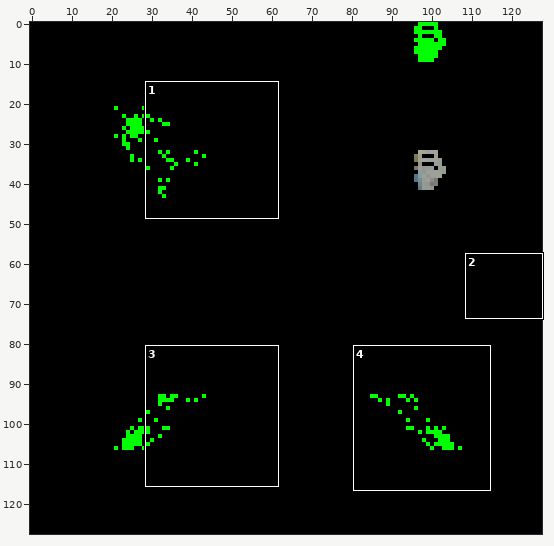
Sprite sheet -- Desktop/piMASS/robi_dir/space0x000f0048spc.png. Above: a wide view before the commit, with the close-up outlined.
Close-up. Before the edit:
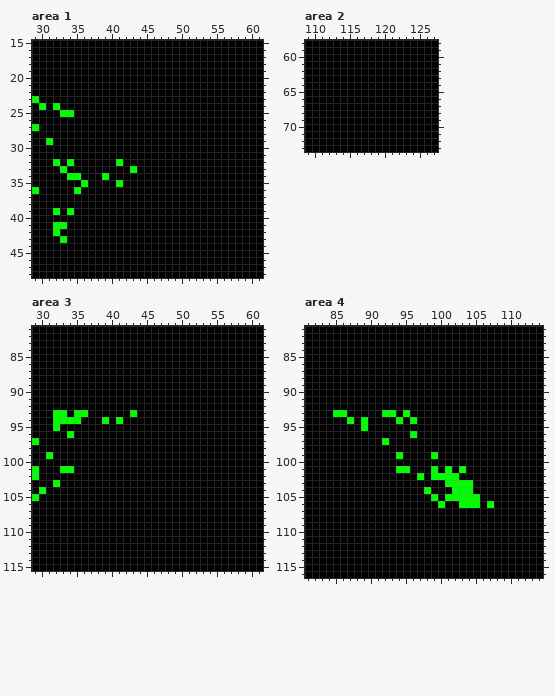
The file is 128x128 pixels. Colours within 5 levels of each other are drawn and written as one. Shown: area 1: x 29..61, y 15..48; area 2: x 109..127, y 58..73; area 3: x 29..61, y 81..115; area 4: x 81..114, y 81..116. The commit also changed other parts of the picture, which this record leaves out.
And afterwards:
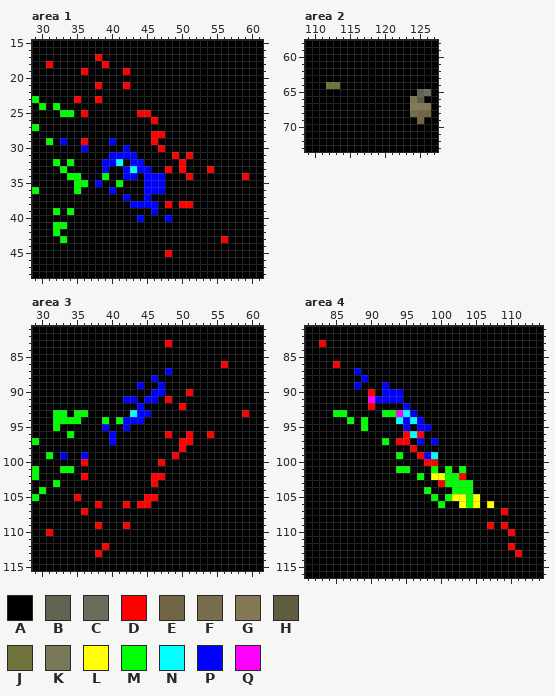
Palette (. is transparent): A #000000  B #606450  C #6c6c58  D #ff0000  E #706444  F #786c4c  G #847854  H #605c40  J #70743c  K #787858  L #ffff00  M #00ff00  N #00ffff  P #0000ff  Q #ff00ff
Difference:
Changed rows in their new state; - is an unchanged pixel.
Area 1:
first column x 31:
17 -------D---------------------
18 D-------D--------------------
19 -----D-----D-----------------
21 -------D---D-----------------
23 ----D--D---------------------
25 -----D-------DD--------------
26 ---------------D-------------
28 ---------------DD------------
29 --P--D---P-----D-------------
30 -----P-----P----D------------
31 ---------PPPP-----D-D--------
32 --------PPN-PP-----D---------
33 --------P--PNPP--D-D---D-----
34 -----------PP-PPP---D-------D
35 ----M--P------PPP------------
36 ---------P----PPP------------
37 -----------P--P--------------
38 ------------PPPP-D-DD--------
39 ---------------P-------------
40 -------------P---P-----------
43 -------------------------D---
45 -----------------D-----------
Area 2:
first column x 112:
64 JJ-------------
65 -------------BC
66 ------------KH-
67 ------------GGG
68 ------------FEE
69 -------------E-
Area 3:
first column x 31:
 83 -----------------D-----------
 86 -------------------------D---
 87 -----------------P-----------
 88 ---------------P-------------
 89 -------------P--P------------
 90 ---------------PP---D--------
 91 -----------PP-PP-D-----------
 92 -------------P-----D---------
 93 ------------NPP-------------D
 94 -----------PPP---------------
 95 --------P--P-----------------
 96 ---------P-------D--D--D-----
 97 ---------P---------DD--------
 98 -------------------D---------
 99 --P--P------------D----------
100 -----D----------D------------
102 -----D---------DD------------
103 ---------------D-------------
105 ----D---------DD-------------
106 -------D---D-DD--------------
107 -----D-----------------------
109 -------D---D-----------------
110 D----------------------------
112 --------D--------------------
113 -------D---------------------
Area 4:
first column x 83:
 83 D----------------------------
 86 --D--------------------------
 87 -----P-----------------------
 88 ------P----------------------
 89 -----P---P-------------------
 90 -------D-PPP-----------------
 91 -------QPPPP-----------------
 92 -------D----P----------------
 93 -----------QNP---------------
 94 -----------NPNP--------------
 95 ------------P-PP-------------
 96 ------------DND--------------
 97 -----------DD-P-P------------
 98 -------------D---------------
 99 --------------DPN------------
100 ---------------DD------------
102 ----------------LL--D--------
103 -----------------D-----------
105 -------------------LL-L------
106 --------------------L-L-L----
107 --------------------------D--
109 ------------------------D-D--
110 ---------------------------D-
112 ---------------------------D-
113 ----------------------------D
